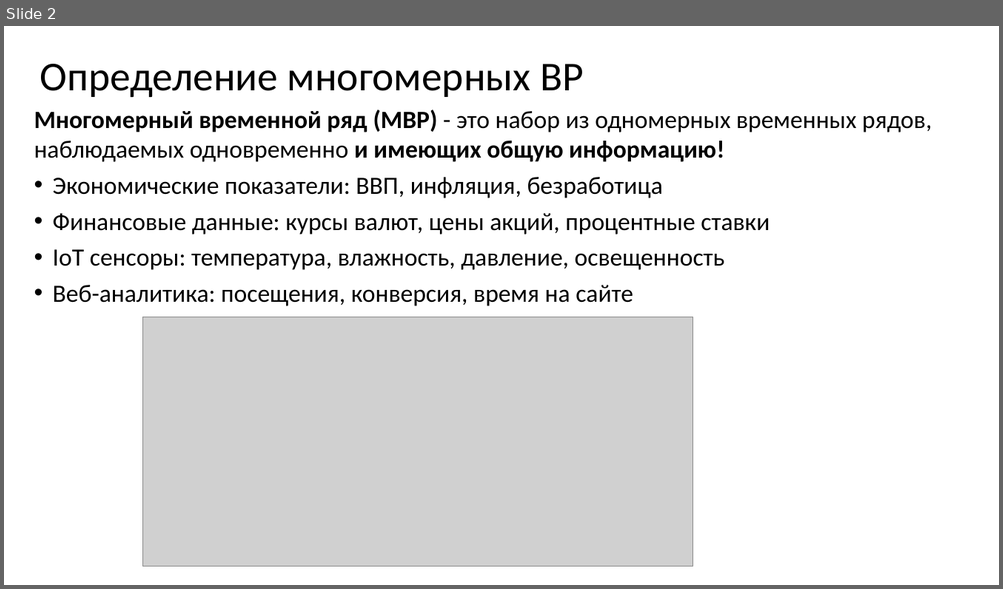
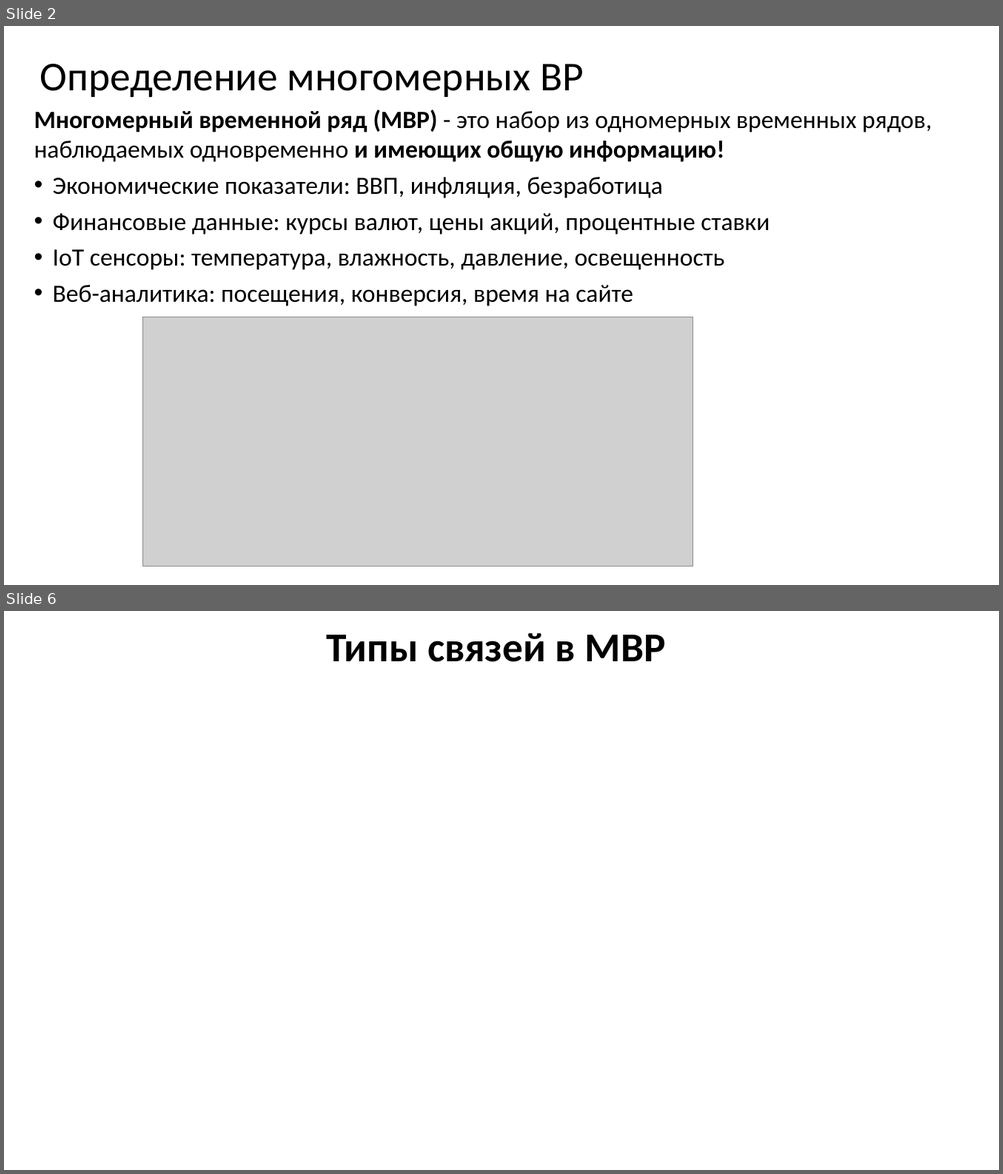
Before and after one commit to MVRonkin/TimeSeriesCourse, a slide deck: 2025/LEC/06-1 многомерные ВР.pptx. Shown one above the other, each under a label of ours: slide 2 before the commit, slides 2 and 6 after it; the slides between them are not shown. The pictures are 1003x589 and 1003x1174 pixels, drawn with LibreOffice and Linux fonts; fonts in the diff are those of the drawing; grey boxes stand for pictures. Boxes give left, top, right and bottom in pixels: in the first picture for what was removed or moved away, otherwise in the second. Text is boxed around its words. In the diff, an @@ line names an element or a change of style, - is before the commit and + after.

```diff
--- a/2025/LEC/06-1 многомерные ВР.pptx
+++ b/2025/LEC/06-1 многомерные ВР.pptx
@@ slide 6 added at [4,611,999,1170], background #FFFFFF @@
@@ title added at [326,633,666,662], 39.6 pt, text #000000, bold @@
+Типы связей в МВР
```
Also in this commit, not shown: 5 slides changed, 3 other slides added.
